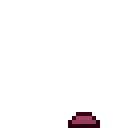
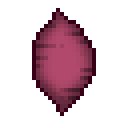
Revision of a layered 128 x 128 image; what changed, layer by layer:
hid "foot_right" over left=68, top=112, right=100, bottom=128
added layer "face" (2nd of 2) over left=32, top=8, right=96, bottom=116
